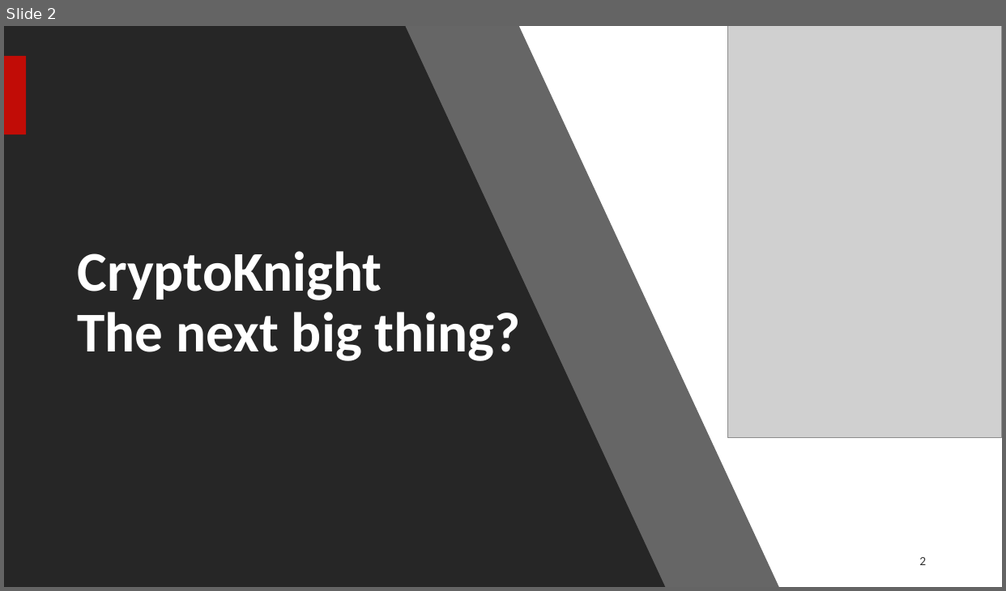
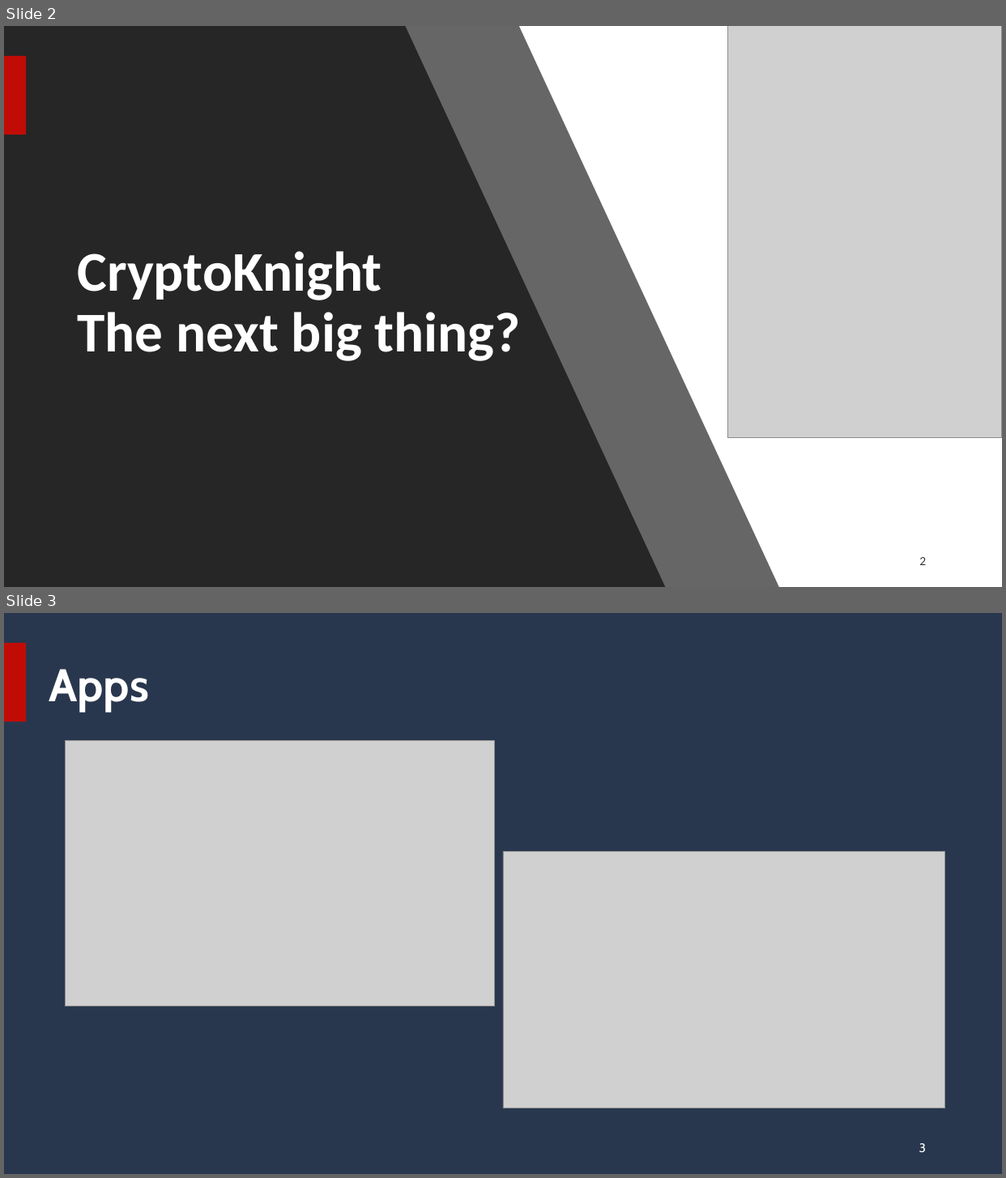
Before and after one commit to Xpitfire/cryptoknight, a slide deck: doc/CryptoKnight.pptx. Shown one above the other, each under a label of ours: slide 2 before the commit, slides 2 and 3 after it. The pictures are 1006x591 and 1006x1178 pixels, drawn with LibreOffice and Linux fonts; fonts in the diff are those of the drawing; grey boxes stand for pictures. Boxes give left, top, right and bottom in pixels: in the first picture for what was removed or moved away, otherwise in the second. Text is boxed around its words. In the diff, an @@ line names an element or a change of style, - is before the commit and + after.

Commit message:
Updated slides

```diff
--- a/doc/CryptoKnight.pptx
+++ b/doc/CryptoKnight.pptx
@@ slide 3 added at (4, 613, 1002, 1174), background #29374E @@
@@ rectangle added at (4, 643, 26, 722), fill #C10C06 @@
@@ title added at (49, 669, 149, 712), 44 pt, text #FFFFFF, bold @@
+Apps
@@ picture added at (66, 741, 495, 1007) @@
@@ picture added at (503, 852, 946, 1108) @@
@@ page number added at (919, 1144, 926, 1152), 12 pt, text #FFFFFF @@
+3
```
